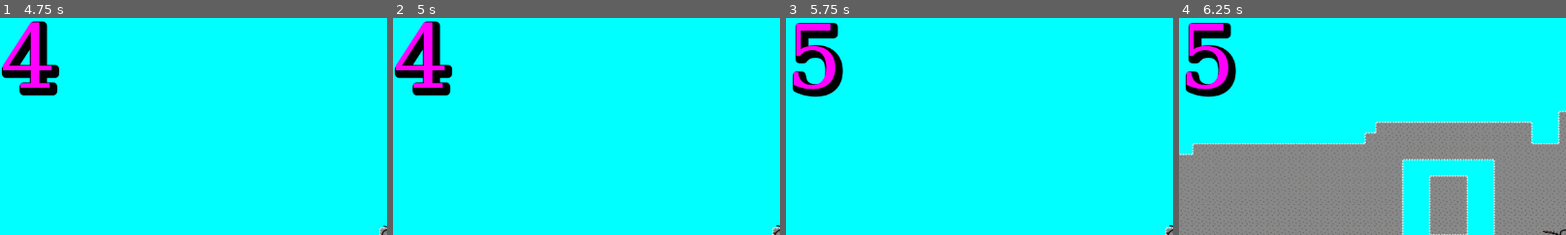
Above: before the commit, frames 1-4 (left to right).
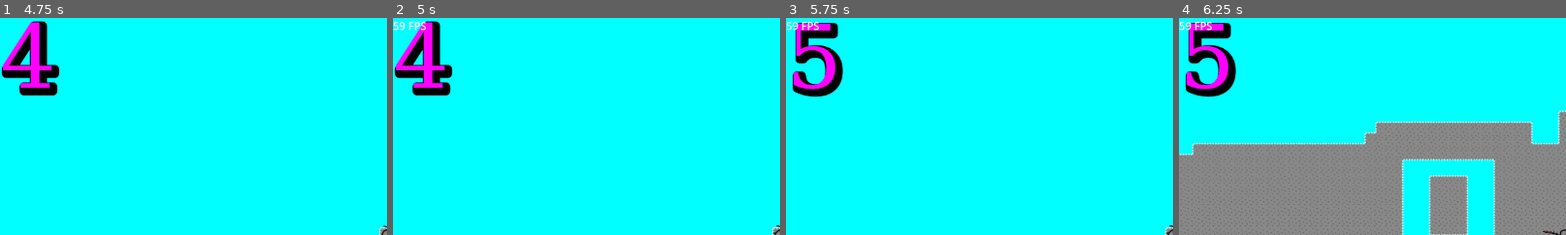
Above: after the commit, the same moments.

Repository: Kagaminara/POUP
Game: Godot game, scene res://scenes/main/main.tscn
Same seed, same stepped clock (60 frames per second), same inputs: the game is played once before the commit and once after it.
Inputs:
- Up to frame 1 (4.75 s): click "Play" at 0.5 s; tap Enter at 1.25 s; hold Right (move_right) 1.28-2.03 s; tap Space (attack) at 1.35, 2.1, 2.85, 3.5, 3.6, 4.35 s; hold Down (move_down) 2.03-2.78 s; hold Right (move_right) 2.78-3.53 s; hold Up (move_up) 3.53-4.28 s; hold Left (move_left) from 4.28 s (still down)
- Up to frame 2 (5 s): keep holding Left (move_left); tap F3 (fps_counter, bound only after the commit) at 4.9 s
- Up to frame 3 (5.75 s): keep holding Left (move_left); tap Enter at 5 s; tap Space (attack) at 5.1 s
- Up to frame 4 (6.25 s): release Left (move_left) at 5.78 s; hold Down (move_down) from 5.78 s (still down); tap Space (attack) at 5.85 s
The pictures show only the part of the screen within x 0-50%, y 0-50%; the shares and areas given below are measured in that part.

Frame 1 is identical in both runs. In frame 2, 0.2% of the frame differs, in the area x 0-9%, y 1-6%; in frame 3, 0.2%; in frame 4, 0.2%.

Commit message:
feat(tools): added FPS counter

Diff:
--- a/POUP2/project.godot
+++ b/POUP2/project.godot
@@ -52,3 +52,8 @@
 "events": [Object(InputEventKey,"resource_local_to_scene":false,"resource_name":"","device":-1,"window_id":0,"alt_pressed":false,"shift_pressed":false,"ctrl_pressed":false,"meta_pressed":false,"pressed":false,"keycode":0,"physical_keycode":32,"key_label":0,"unicode":32,"echo":false,"script":null)
 ]
 }
+fps_counter={
+"deadzone": 0.5,
+"events": [Object(InputEventKey,"resource_local_to_scene":false,"resource_name":"","device":-1,"window_id":0,"alt_pressed":false,"shift_pressed":false,"ctrl_pressed":false,"meta_pressed":false,"pressed":false,"keycode":0,"physical_keycode":4194334,"key_label":0,"unicode":0,"echo":false,"script":null)
+]
+}
--- /dev/null
+++ b/POUP2/scenes/UI/scripts/FPSCounter.gd
@@ -0,0 +1,19 @@
+extends Label
+
+var cumulated_delta: float = 0
+var number_of_frames: int = 0
+
+func _process(delta):
+	cumulated_delta += delta
+	number_of_frames += 1
+	if (cumulated_delta >= 1):
+		$".".text = str(floor(number_of_frames / cumulated_delta)) + " FPS"
+		cumulated_delta = 0
+		number_of_frames = 0
+
+func toggle_fps_counter():
+	$".".visible = !$".".visible
+
+func _input(event):
+	if (Input.is_action_just_pressed("fps_counter")):
+		toggle_fps_counter()
--- a/POUP2/scenes/UI/ui.tscn
+++ b/POUP2/scenes/UI/ui.tscn
@@ -1,6 +1,7 @@
-[gd_scene load_steps=6 format=3 uid="uid://csat26wpmg647"]
+[gd_scene load_steps=7 format=3 uid="uid://csat26wpmg647"]
 
 [ext_resource type="Script" path="res://scenes/UI/ui.gd" id="1_ifkjj"]
+[ext_resource type="Script" path="res://scenes/UI/scripts/FPSCounter.gd" id="2_uyn6x"]
 
 [sub_resource type="LabelSettings" id="LabelSettings_lh6eo"]
 font_size = 22
@@ -2080,6 +2081,12 @@
 text = "0"
 label_settings = SubResource("LabelSettings_s716e")
 
+[node name="FPSCounter" type="Label" parent="."]
+visible = false
+offset_right = 40.0
+offset_bottom = 23.0
+script = ExtResource("2_uyn6x")
+
 [connection signal="start" from="." to="." method="_on_start"]
 [connection signal="pressed" from="LoserScreen/RestartButton" to="." method="_on_start_button_pressed"]
 [connection signal="pressed" from="LoserScreen/QuitButton" to="." method="_on_quit_button_pressed"]
Not shown, changed: README.md
